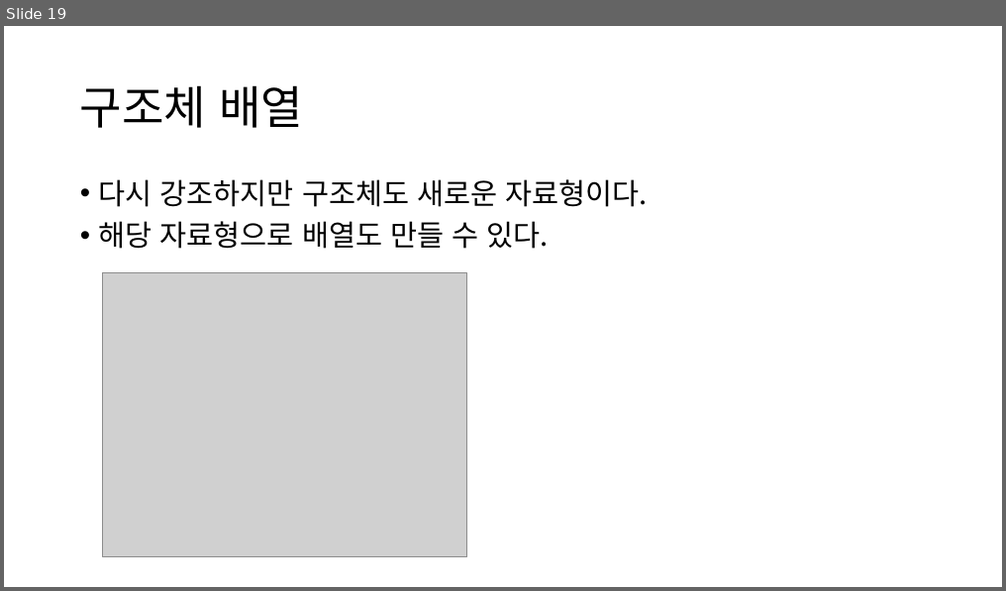
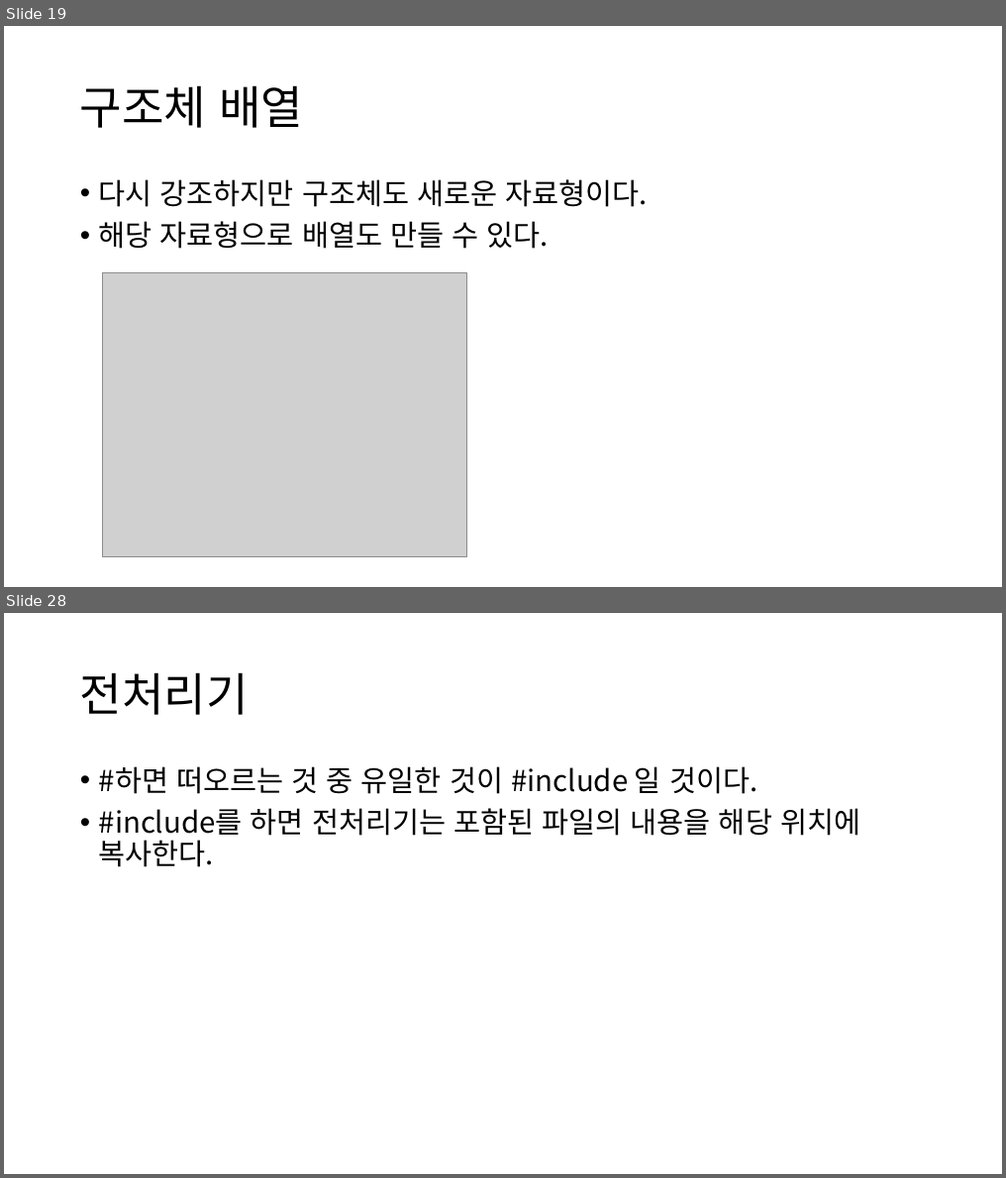
Before and after one commit to JJhuk/2020-SMUtutoring, a slide deck: 튜터링 6주차.pptx. Shown one above the other, each under a label of ours: slide 19 before the commit, slides 19 and 28 after it; the slides between them are not shown. The pictures are 1006x591 and 1006x1178 pixels, drawn with LibreOffice and Linux fonts; fonts in the diff are those of the drawing; grey boxes stand for pictures. Boxes give left, top, right and bottom in pixels: in the first picture for what was removed or moved away, otherwise in the second. Text is boxed around its words. In the diff, an @@ line names an element or a change of style, - is before the commit and + after.

```diff
--- a/튜터링 6주차.pptx
+++ b/튜터링 6주차.pptx
@@ slide 28 added at bbox=[4, 613, 1002, 1174], background #FFFFFF @@
@@ title added at bbox=[80, 672, 249, 715], 44 pt, text #000000 @@
+전처리기
@@ text added at bbox=[99, 766, 860, 867], 28 pt, text #000000 @@
+• #하면 떠오르는 것 중 유일한 것이 #include 일 것이다.
+• #include를 하면 전처리기는 포함된 파일의 내용을 해당 위치에 복사한다.
```
Also in this commit, not shown: 1 slide changed, 10 other slides added.
